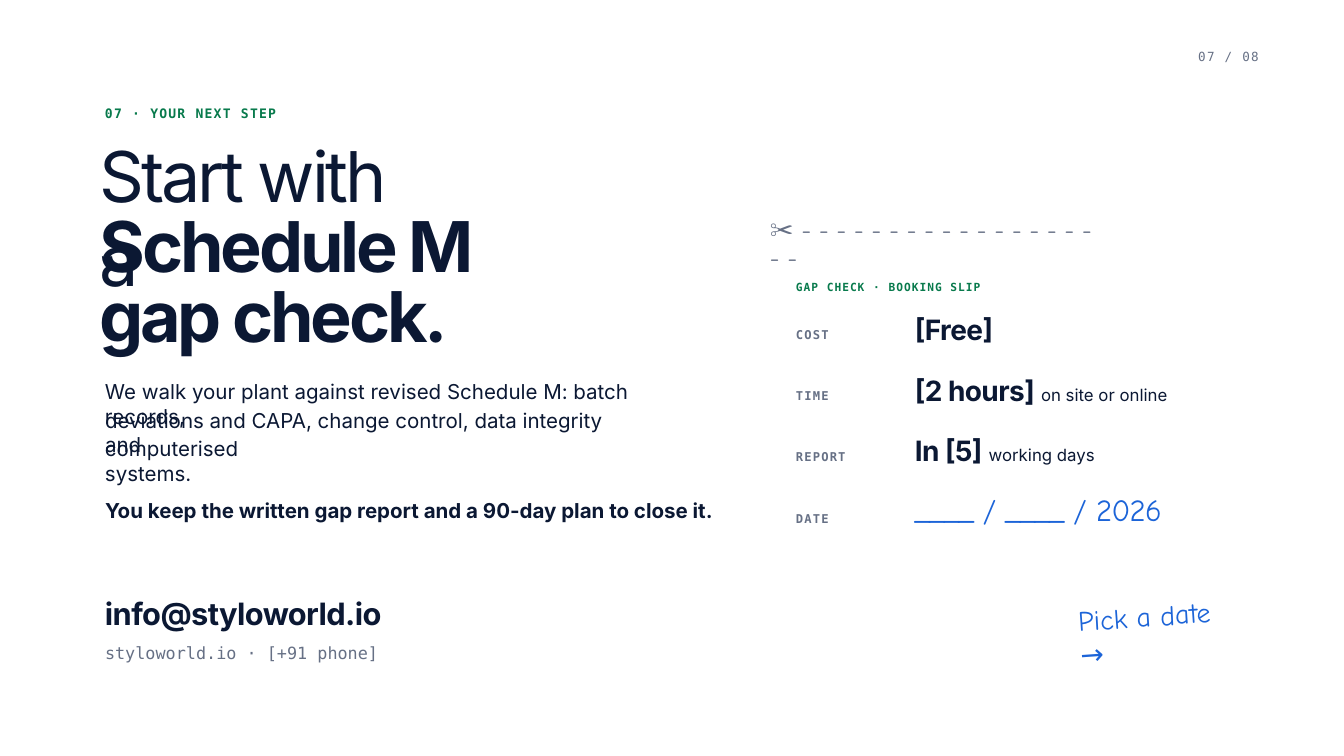
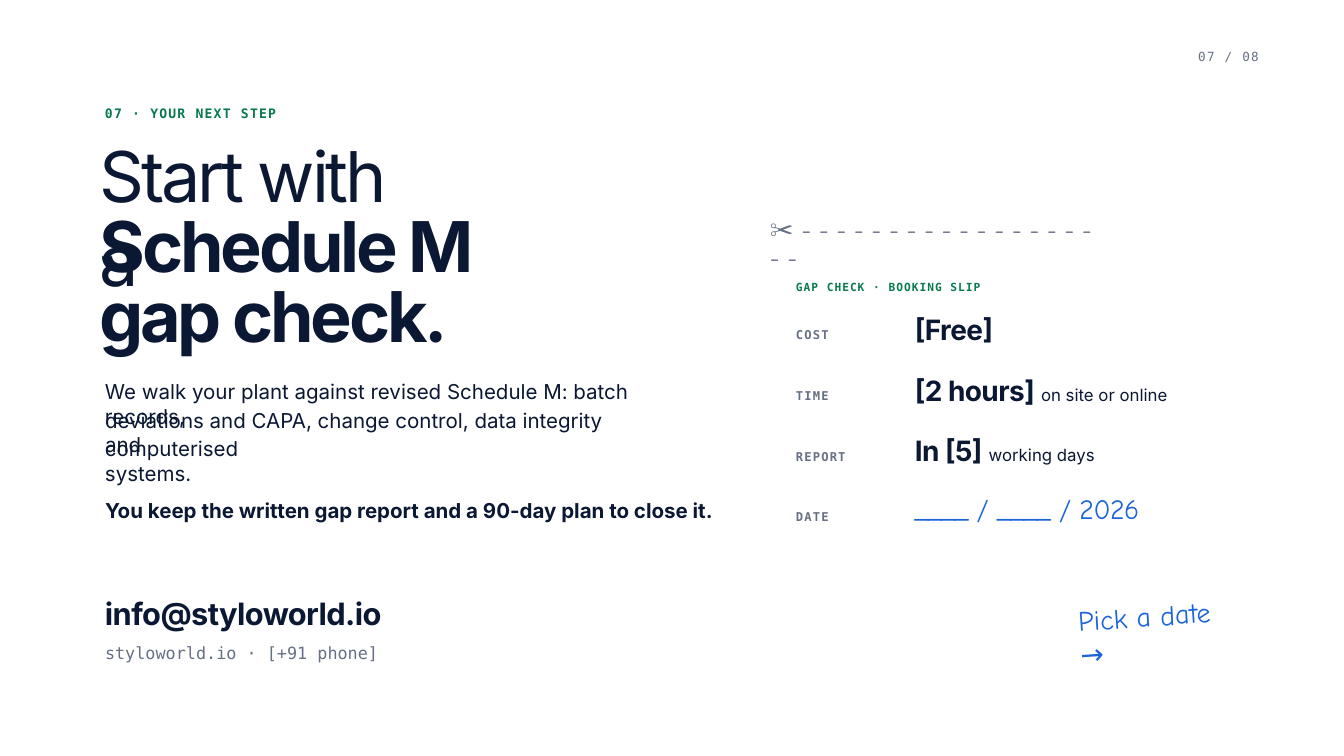
Before and after one commit to nagahemanth123/stylo-decks, a slide deck: slide 7 of downloads/Stylo-Pharma-Deck-Canva.pptx. Drawn at 1344x756 pixels with LibreOffice and Linux fonts; fonts in the diff are those of the drawing; background and template pictures are left out. Boxes give left, top, right and bottom in pixels: in the first picture for what was removed or moved away, otherwise in the second. Text is boxed around its words. In the diff, an @@ line names an element or a change of style, - is before the commit and + after.

```diff
--- a/downloads/Stylo-Pharma-Deck-Canva.pptx
+++ b/downloads/Stylo-Pharma-Deck-Canva.pptx
@@ text "____ / ____ / 2026" at box(1079, 500, 1139, 519): size 33 to 30 pt, letter spacing -0.7 to -0.6 pt @@
```
Also in this commit, not shown: 29 other files.
